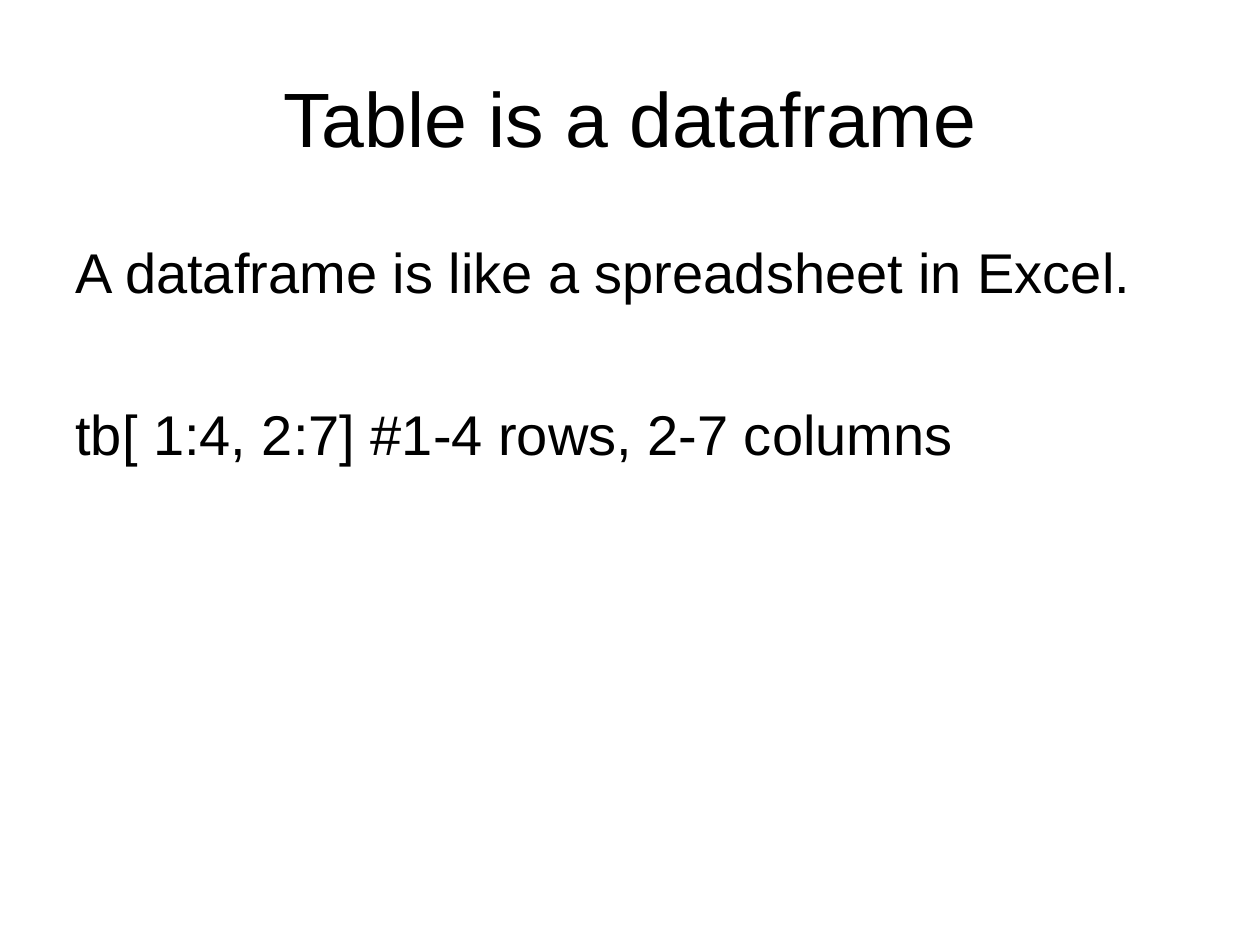
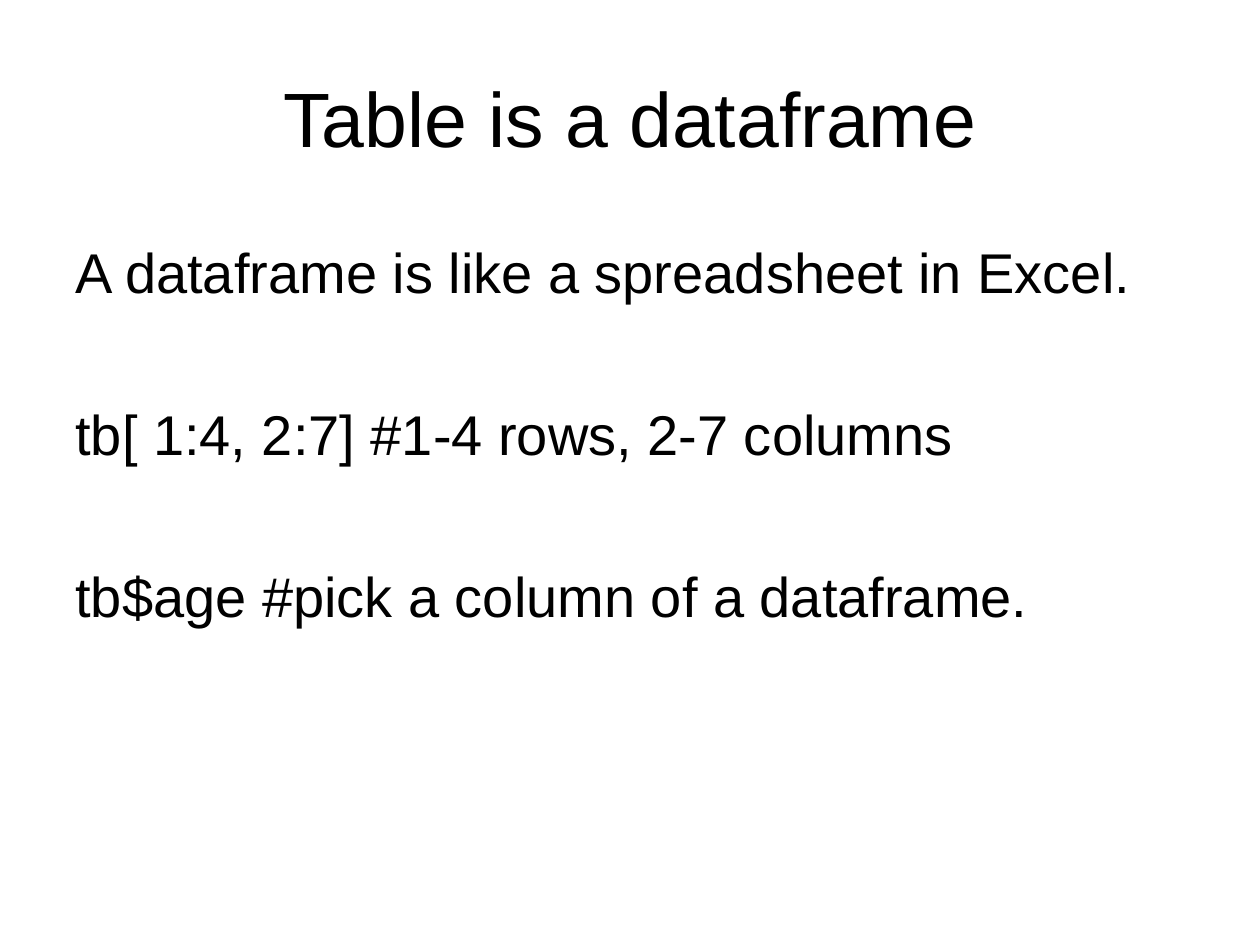
Before and after one commit to ICompBioUTC/R-bootcamp20190530, a slide deck: slide 9 of 1.students.example/Learning_R_by_metricExample.ppt (slide 7 before the commit). Drawn at 1260x945 pixels with LibreOffice and Linux fonts; fonts in the diff are those of the drawing. Boxes give left, top, right and bottom in pixels: in the first picture for what was removed or moved away, otherwise in the second. Text is boxed around its words. In the diff, an @@ line names an element or a change of style, - is before the commit and + after.

```diff
--- a/1.students.example/Learning_R_by_metricExample.ppt
+++ b/1.students.example/Learning_R_by_metricExample.ppt
@@ text at (75,575,1028,628): paragraph added @@
+tb$age #pick a column of a dataframe.
```
Also in this commit, not shown: 1 other slide changed, 2 slides added, 2 other files.
